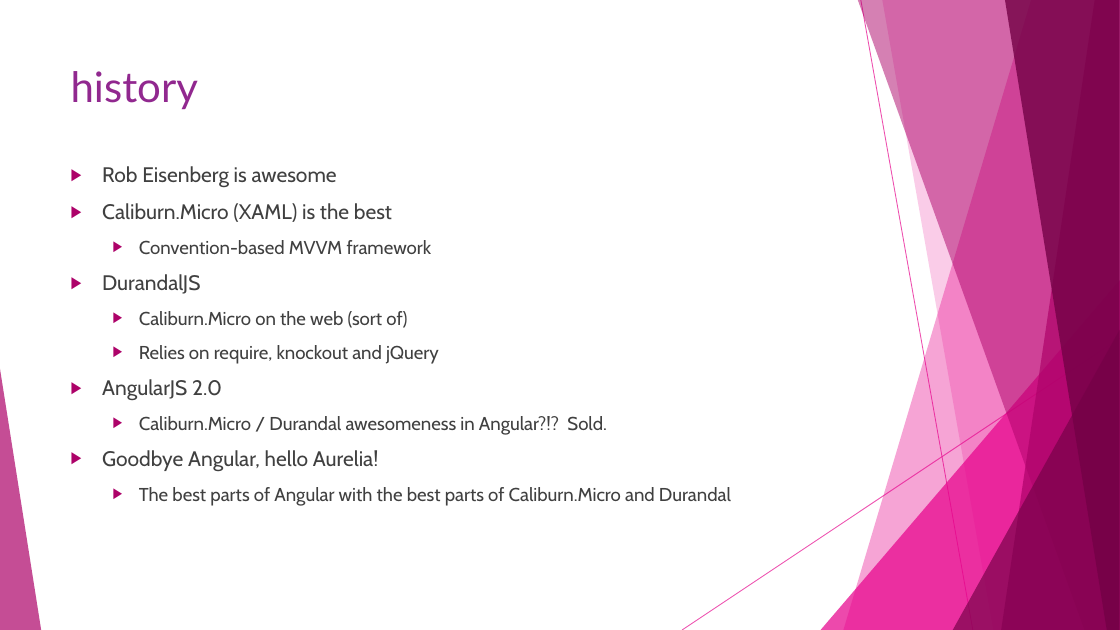
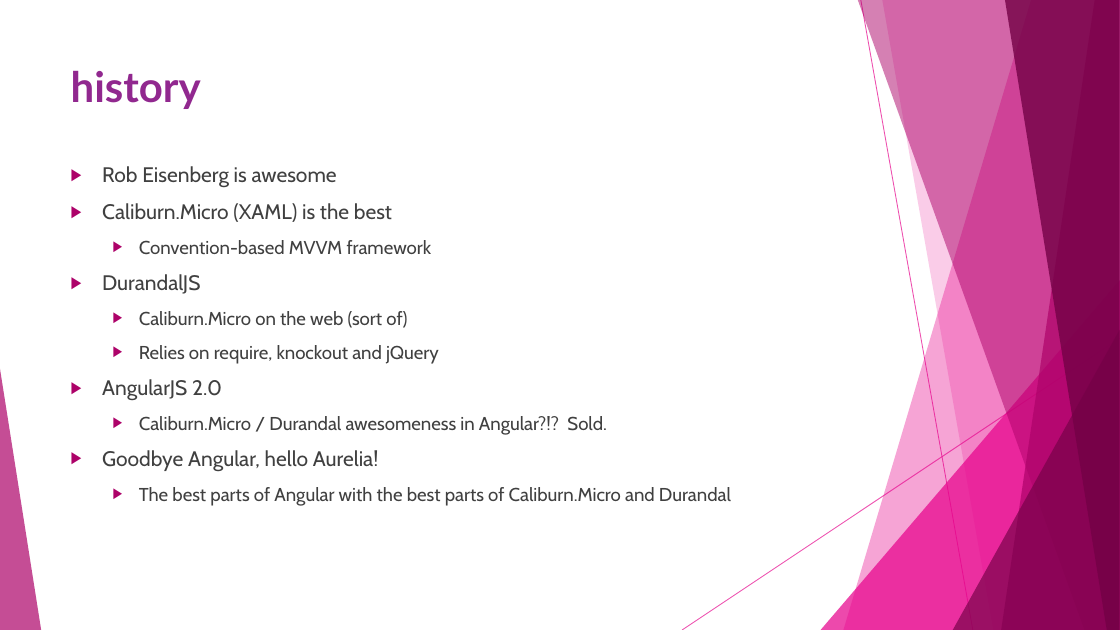
Before and after one commit to cabarney/Meet-Aurelia-Talk, a slide deck: slide 3 of Slides.pptx. Drawn at 1120x630 pixels with LibreOffice and Linux fonts; fonts in the diff are those of the drawing; background and template pictures are left out. Boxes give left, top, right and bottom in pixels: in the first picture for what was removed or moved away, otherwise in the second. Text is boxed around its words. In the diff, an @@ line names an element or a change of style, - is before the commit and + after.

```diff
--- a/Slides.pptx
+++ b/Slides.pptx
@@ title "history" at <box>71,70,201,109</box>: bold on @@
```
Also in this commit, not shown: 4 other slides changed.
